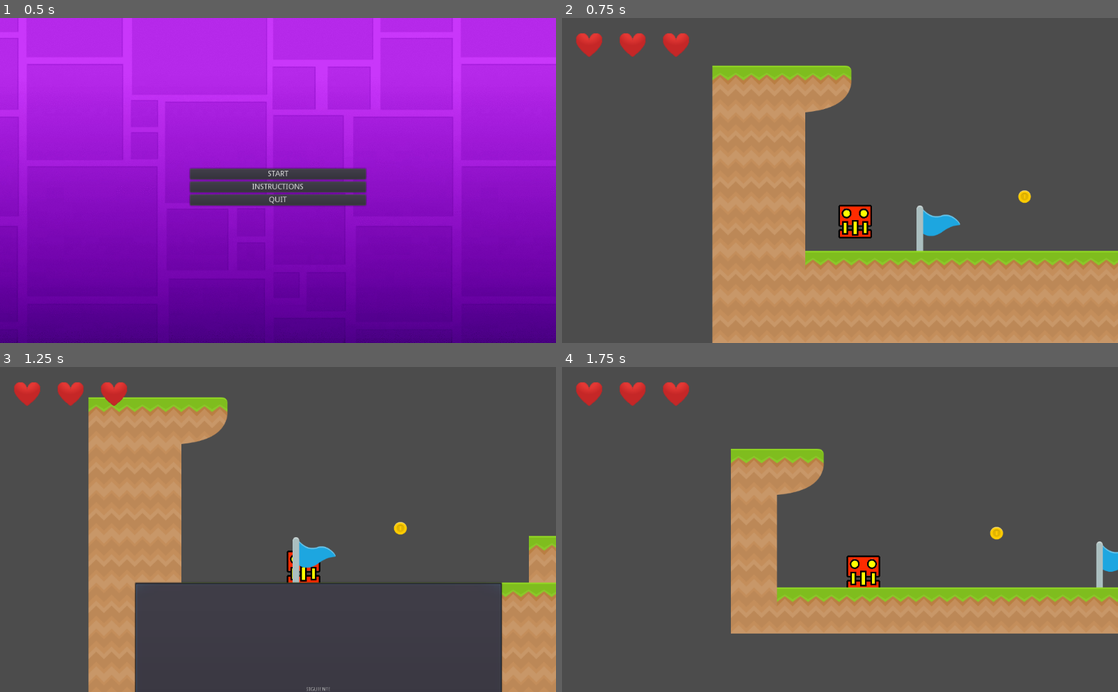
Above: before the commit, frames 1-4 (two rows, left to right).
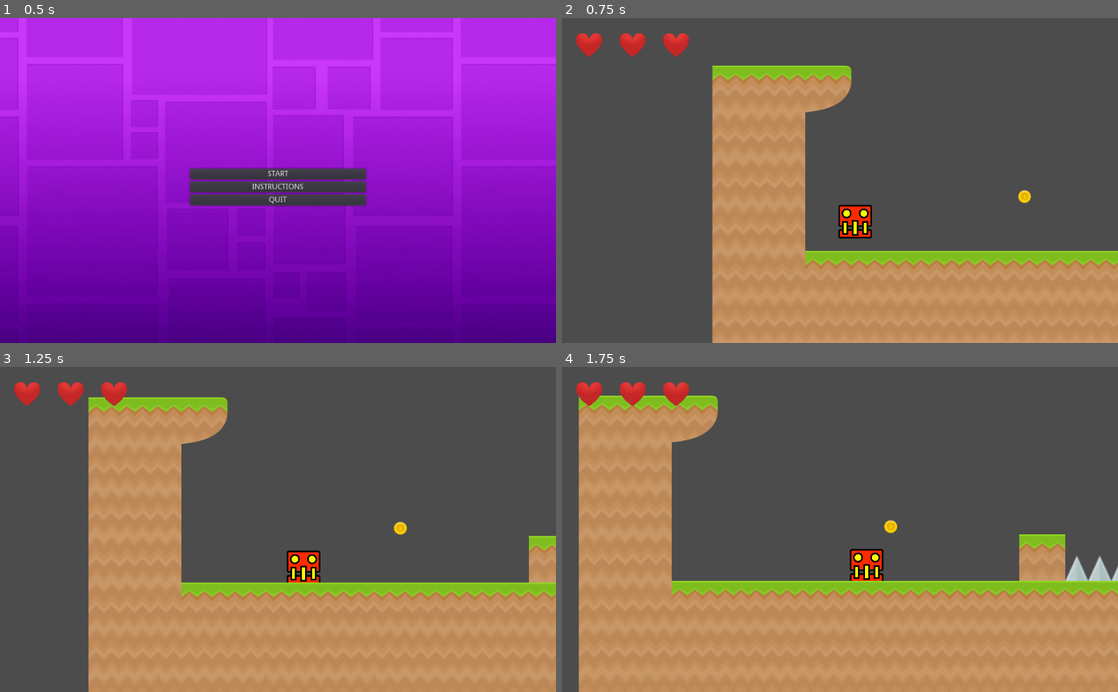
Above: after the commit, the same moments.

Repository: BianchiniMaxi/Programacion-de-Videojuegos-3--Bianchini-Maxi
Game: Godot game, scene res://Scenes/Menu.tscn
Two runs of this game, one before a commit and one after it. Both use one fixed random seed, a clock stepped at 60 frames per second and the inputs below.
Inputs (mouse positions are in pixels of both pictures, inside the frame that each line leads up to):
- Up to frame 1 (0.5 s): no input
- Up to frame 2 (0.75 s): click "START" at 0.5 s
- Up to frame 3 (1.25 s): no input
- Up to frame 4 (1.75 s): click (878, 688) at 1.25 s, where only the run before the commit has a clickable "SIGUIENTE"

Frame 1 is identical in both runs. In frame 2, 0.5% of the frame differs, in the area x 63-72%, y 57-72%; in frame 3, 23%; in frame 4, 42%, in the area x 3-100%, y 8-100%.

Commit message:
Cambios en el PopUp

Diff:
--- a/MyProyectGodot/Scenes/Nivel 1.tscn
+++ b/MyProyectGodot/Scenes/Nivel 1.tscn
@@ -452,7 +452,7 @@
 }
 
 [node name="Bandera Final" type="Area2D" parent="."]
-position = Vector2( 500, -61 )
+position = Vector2( 7669, -63 )
 
 [node name="Sprite" type="Sprite" parent="Bandera Final"]
 texture = ExtResource( 9 )
@@ -724,37 +724,78 @@
 
 [node name="GUI" type="CanvasLayer" parent="." groups=["Gui"]]
 
-[node name="PopupPanel" type="PopupPanel" parent="."]
+[node name="PopupPanel" type="Popup" parent="."]
 visible = true
-margin_left = 310.0
-margin_top = -668.0
-margin_right = 1325.0
-margin_bottom = -76.0
+margin_top = -500.0
+margin_right = 1000.0
+
+[node name="Panel" type="Panel" parent="PopupPanel"]
+margin_right = 1000.0
+margin_bottom = 500.0
 __meta__ = {
 "_editor_description_": ""
 }
 
-[node name="Label" type="Label" parent="PopupPanel"]
-margin_left = 4.0
-margin_top = 4.0
-margin_right = 1011.0
-margin_bottom = 588.0
-text = "¡FELICIDADES PUDISTE LLEGAR AL FINAL!
-
-AHORA PODES PASAR AL SIGUIENTE NIVEL"
+[node name="ContainerLose" type="VBoxContainer" parent="PopupPanel/Panel"]
+visible = false
+anchor_top = 0.5
+anchor_right = 1.0
+anchor_bottom = 0.5
+margin_left = 318.0
+margin_top = -10.0
+margin_right = -329.0
+margin_bottom = 58.0
+
+[node name="Label" type="Label" parent="PopupPanel/Panel/ContainerLose"]
+margin_top = -150.0
+margin_right = 353.0
+margin_bottom = -136.0
+text = "LO SIENTO PERO HAS PERDIDO A PARTIDA"
 align = 1
 valign = 1
-__meta__ = {
-"_edit_lock_": true,
-"_editor_description_": ""
-}
-
-[node name="BotonSiguiente" type="Button" parent="PopupPanel"]
-margin_left = 432.0
-margin_top = 413.0
-margin_right = 592.0
-margin_bottom = 444.0
-text = "SIGUIENTE"
+
+[node name="RestartButton" type="Button" parent="PopupPanel/Panel/ContainerLose"]
+margin_top = 18.0
+margin_right = 353.0
+margin_bottom = 38.0
+text = "RESTART"
+
+[node name="MenuButton" type="Button" parent="PopupPanel/Panel/ContainerLose"]
+margin_top = 42.0
+margin_right = 353.0
+margin_bottom = 62.0
+text = "MENU"
+__meta__ = {
+"_edit_use_anchors_": true
+}
+
+[node name="QuitButton" type="Button" parent="PopupPanel/Panel/ContainerLose"]
+margin_top = 66.0
+margin_right = 353.0
+margin_bottom = 86.0
+text = "QUIT"
+
+[node name="ContainerWin" type="VBoxContainer" parent="PopupPanel/Panel"]
+anchor_top = 0.5
+anchor_right = 1.0
+anchor_bottom = 0.5
+margin_left = 375.0
+margin_top = 150.0
+margin_right = -375.0
+margin_bottom = 170.0
+
+[node name="Label" type="Label" parent="PopupPanel/Panel/ContainerWin"]
+margin_right = 291.0
+margin_bottom = 14.0
+text = "FELICIDADES HAS PODIDO SUPERAR EL NIVEL"
+align = 1
+valign = 1
+
+[node name="SiguienteButton" type="Button" parent="PopupPanel/Panel/ContainerWin"]
+margin_top = 18.0
+margin_right = 291.0
+margin_bottom = 38.0
+text = "SIGUIENTE NIVEL"
 
 [connection signal="body_entered" from="Bandera Final" to="." method="_on_Bandera_Final_body_entered"]
 [connection signal="body_entered" from="Pinches/Pinche" to="Pinches/Pinche" method="_on_Pinche_body_entered"]
@@ -769,4 +810,7 @@
 [connection signal="body_entered" from="Monedas/Moneda" to="Monedas/Moneda" method="_on_Moneda_body_entered"]
 [connection signal="body_entered" from="Monedas/Moneda2" to="Monedas/Moneda2" method="_on_Moneda_body_entered"]
 [connection signal="body_entered" from="Monedas/Moneda3" to="Monedas/Moneda3" method="_on_Moneda_body_entered"]
-[connection signal="pressed" from="PopupPanel/BotonSiguiente" to="." method="_on_BotonSiguiente_pressed"]
+[connection signal="pressed" from="PopupPanel/Panel/ContainerLose/RestartButton" to="." method="_on_RestartButton_pressed"]
+[connection signal="pressed" from="PopupPanel/Panel/ContainerLose/MenuButton" to="." method="_on_MenuButton_pressed"]
+[connection signal="pressed" from="PopupPanel/Panel/ContainerLose/QuitButton" to="." method="_on_QuitButton_pressed"]
+[connection signal="pressed" from="PopupPanel/Panel/ContainerWin/SiguienteButton" to="." method="_on_SiguienteButton_pressed"]
--- a/MyProyectGodot/Scenes/Nivel 2.tscn
+++ b/MyProyectGodot/Scenes/Nivel 2.tscn
@@ -510,40 +510,57 @@
 
 [node name="GUI" type="CanvasLayer" parent="." groups=["Gui"]]
 
-[node name="PopupPanel" type="PopupPanel" parent="."]
+[node name="PopupPanel" type="Popup" parent="."]
 visible = true
-margin_left = 310.0
-margin_top = -668.0
-margin_right = 1325.0
-margin_bottom = -76.0
-__meta__ = {
-"_editor_description_": ""
-}
-
-[node name="Label" type="Label" parent="PopupPanel"]
-margin_left = 4.0
-margin_top = 4.0
-margin_right = 1011.0
-margin_bottom = 588.0
-text = "¡FELICIDADES PUDISTE LLEGAR AL FINAL!
-
-AHORA PODES PASAR AL SIGUIENTE NIVEL"
-align = 1
-valign = 1
-__meta__ = {
-"_edit_lock_": true,
-"_editor_description_": ""
-}
-
-[node name="BotonSiguiente" type="Button" parent="PopupPanel"]
-margin_left = 4.0
-margin_top = 4.0
-margin_right = 1011.0
-margin_bottom = 588.0
-text = "SIGUIENTE"
-__meta__ = {
-"_edit_lock_": true
-}
+margin_right = 1000.0
+margin_bottom = 500.0
+
+[node name="Panel" type="Panel" parent="PopupPanel"]
+margin_right = 1000.0
+margin_bottom = 500.0
+
+[node name="ContainerLose" type="VBoxContainer" parent="PopupPanel/Panel"]
+anchor_top = 0.5
+anchor_right = 1.0
+anchor_bottom = 0.5
+margin_left = 318.0
+margin_top = -10.0
+margin_right = -329.0
+margin_bottom = 58.0
+
+[node name="RestartButton" type="Button" parent="PopupPanel/Panel/ContainerLose"]
+margin_right = 353.0
+margin_bottom = 20.0
+text = "RESTART"
+
+[node name="MenuButton" type="Button" parent="PopupPanel/Panel/ContainerLose"]
+margin_top = 24.0
+margin_right = 353.0
+margin_bottom = 44.0
+text = "MENU"
+__meta__ = {
+"_edit_use_anchors_": true
+}
+
+[node name="QuitButton" type="Button" parent="PopupPanel/Panel/ContainerLose"]
+margin_top = 48.0
+margin_right = 353.0
+margin_bottom = 68.0
+text = "QUIT"
+
+[node name="ContainerWin" type="VBoxContainer" parent="PopupPanel/Panel"]
+anchor_top = 0.5
+anchor_right = 1.0
+anchor_bottom = 0.5
+margin_left = 318.0
+margin_top = -10.0
+margin_right = -329.0
+margin_bottom = 58.0
+
+[node name="SiguienteButton" type="Button" parent="PopupPanel/Panel/ContainerWin"]
+margin_right = 353.0
+margin_bottom = 20.0
+text = "SIGUIENTE NIVEL"
 
 [connection signal="body_entered" from="Bandera Final" to="." method="_on_Bandera_Final_body_entered"]
 [connection signal="body_entered" from="Pinches/Pinche" to="Pinches/Pinche" method="_on_Pinche_body_entered"]
--- a/MyProyectGodot/Scenes/Nivel 3.tscn
+++ b/MyProyectGodot/Scenes/Nivel 3.tscn
@@ -510,40 +510,57 @@
 
 [node name="GUI" type="CanvasLayer" parent="." groups=["Gui"]]
 
-[node name="PopupPanel" type="PopupPanel" parent="."]
+[node name="PopupPanel" type="Popup" parent="."]
 visible = true
-margin_left = 310.0
-margin_top = -668.0
-margin_right = 1325.0
-margin_bottom = -76.0
-__meta__ = {
-"_editor_description_": ""
-}
-
-[node name="Label" type="Label" parent="PopupPanel"]
-margin_left = 4.0
-margin_top = 4.0
-margin_right = 1011.0
-margin_bottom = 588.0
-text = "¡FELICIDADES PUDISTE LLEGAR AL FINAL!
-
-AHORA PODES PASAR AL SIGUIENTE NIVEL"
-align = 1
-valign = 1
-__meta__ = {
-"_edit_lock_": true,
-"_editor_description_": ""
-}
-
-[node name="BotonSiguiente" type="Button" parent="PopupPanel"]
-margin_left = 4.0
-margin_top = 4.0
-margin_right = 1011.0
-margin_bottom = 588.0
-text = "SIGUIENTE"
-__meta__ = {
-"_edit_lock_": true
-}
+margin_right = 1000.0
+margin_bottom = 500.0
+
+[node name="Panel" type="Panel" parent="PopupPanel"]
+margin_right = 1000.0
+margin_bottom = 500.0
+
+[node name="ContainerLose" type="VBoxContainer" parent="PopupPanel/Panel"]
+anchor_top = 0.5
+anchor_right = 1.0
+anchor_bottom = 0.5
+margin_left = 318.0
+margin_top = -10.0
+margin_right = -329.0
+margin_bottom = 58.0
+
+[node name="RestartButton" type="Button" parent="PopupPanel/Panel/ContainerLose"]
+margin_right = 353.0
+margin_bottom = 20.0
+text = "RESTART"
+
+[node name="MenuButton" type="Button" parent="PopupPanel/Panel/ContainerLose"]
+margin_top = 24.0
+margin_right = 353.0
+margin_bottom = 44.0
+text = "MENU"
+__meta__ = {
+"_edit_use_anchors_": true
+}
+
+[node name="QuitButton" type="Button" parent="PopupPanel/Panel/ContainerLose"]
+margin_top = 48.0
+margin_right = 353.0
+margin_bottom = 68.0
+text = "QUIT"
+
+[node name="ContainerWin" type="VBoxContainer" parent="PopupPanel/Panel"]
+anchor_top = 0.5
+anchor_right = 1.0
+anchor_bottom = 0.5
+margin_left = 318.0
+margin_top = -10.0
+margin_right = -329.0
+margin_bottom = 58.0
+
+[node name="SiguienteButton" type="Button" parent="PopupPanel/Panel/ContainerWin"]
+margin_right = 353.0
+margin_bottom = 20.0
+text = "SIGUIENTE NIVEL"
 
 [connection signal="body_entered" from="Bandera Final" to="." method="_on_Bandera_Final_body_entered"]
 [connection signal="body_entered" from="Pinches/Pinche" to="Pinches/Pinche" method="_on_Pinche_body_entered"]
--- a/MyProyectGodot/Sripts/Niveles.gd
+++ b/MyProyectGodot/Sripts/Niveles.gd
@@ -21,16 +21,22 @@
 	get_input()
 
 	if vidas == 0:
-		get_tree().change_scene("res://Scenes/Menu.tscn")
+		$PopupPanel.popup()
+		$PopupPanel.get_child(0).get_child(0).visible = true
+		$PopupPanel.get_child(0).get_child(1).visible = false
+
 
 
 func get_input():
 	if Input.is_action_just_pressed("ui_restart"):
 		get_tree().reload_current_scene()
 
+
 func _on_Bandera_Final_body_entered(body):
 	if body.is_in_group("Jugador"):
 		$PopupPanel.popup()
+		$PopupPanel.get_child(0).get_child(0).visible = false
+		$PopupPanel.get_child(0).get_child(1).visible = true
 		#get_tree().paused = true
 
 func crear_vidas():
@@ -45,7 +51,19 @@
 	vidas -= 1
 	lista_vidas[vidas].queue_free()
 
-
-func _on_BotonSiguiente_pressed():
+# Menu si GANA
+func _on_SiguienteButton_pressed():
 	get_tree().paused = false
 	get_tree().change_scene(siguiente_nivel)
+
+# Menu si PIERDE
+func _on_RestartButton_pressed():
+	get_tree().change_scene(nivel_actual)
+
+
+func _on_MenuButton_pressed():
+	get_tree().change_scene("res://Scenes/Menu.tscn")
+
+
+func _on_QuitButton_pressed():
+	get_tree().quit()
